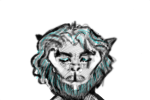
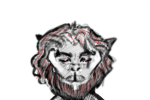
Layers edited between the first and the second 150 × 100 image:
renamed "Calque 10" to "Calque 11", painted on it over (33, 26, 111, 96)
